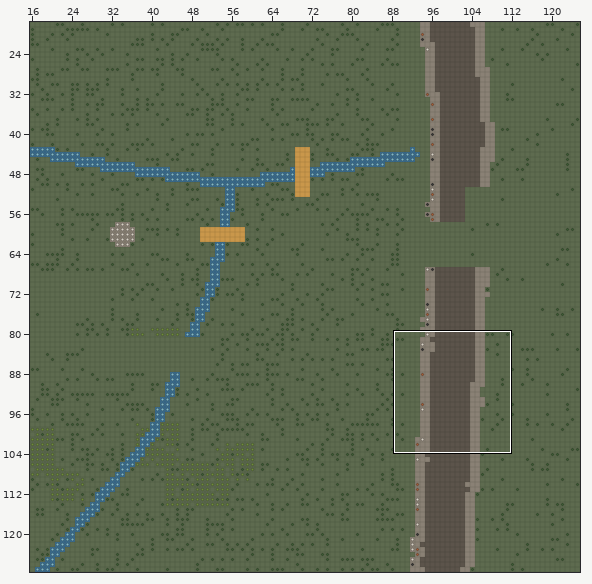
Tiled map (JSON): tools/tiled/fases/fase-06-areia.tmj. Above, an overview of the earlier version with the close-up marked.
Close-up. Before:
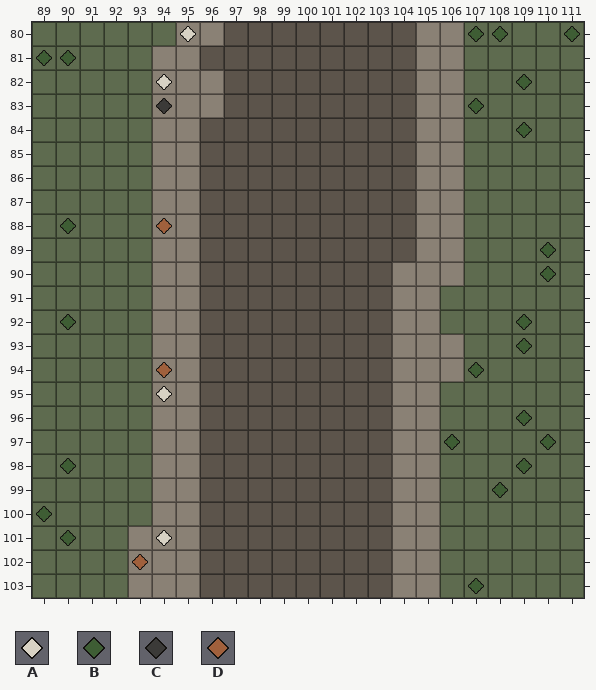
Cells are 32x32 px. Shown: x 89..111, y 80..103. The commit also changed other parts of the map, which this record leaves out.
Key: from "paleta": A 6, B 7, C 10, D 11.
_ is an empty cell.
Layers that did not change in this view are not listed.
Layer "recursos" before, first column x 89:
 80 ______A___________BB__B
 81 BB_____________________
 82 _____A______________B__
 83 _____C____________B____
 84 ____________________B__
 85 _______________________
 86 _______________________
 87 _______________________
 88 _B___D_________________
 89 _____________________B_
 90 _____________________B_
 91 _______________________
 92 _B__________________B__
 93 ____________________B__
 94 _____D____________B____
 95 _____A_________________
 96 ____________________B__
 97 _________________B___B_
 98 _B__________________B__
 99 ___________________B___
100 B______________________
101 _B___A_________________
102 ____D__________________
103 __________________B____
After the commit:
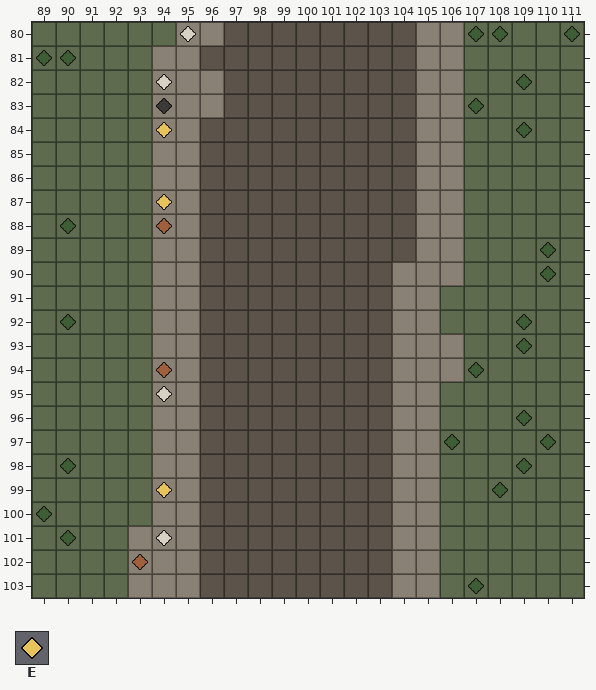
Further tiles: from "paleta": E 12.
From old to new:
Changed rows in their new state; . is an unchanged cell.
Layer "recursos":
first column x 94:
 84 E
 87 E
first column x 94:
 99 E
Pixel boxes of the changes (left, top, right, bottom) in both close-ups:
added: (156, 122, 172, 138)
added: (156, 194, 172, 210)
added: (156, 482, 172, 498)
